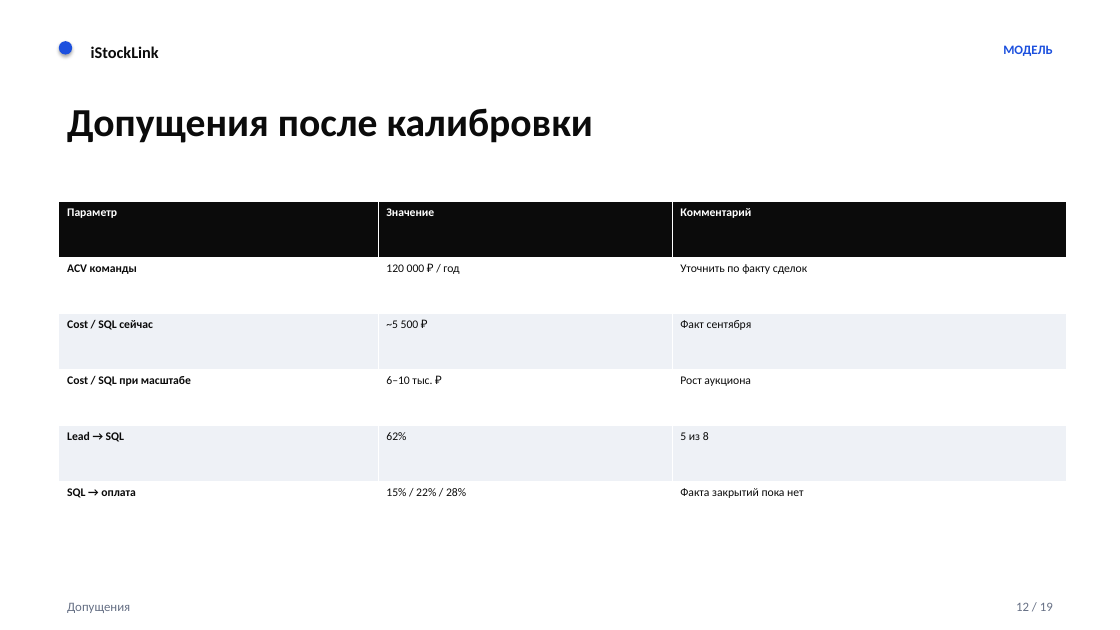
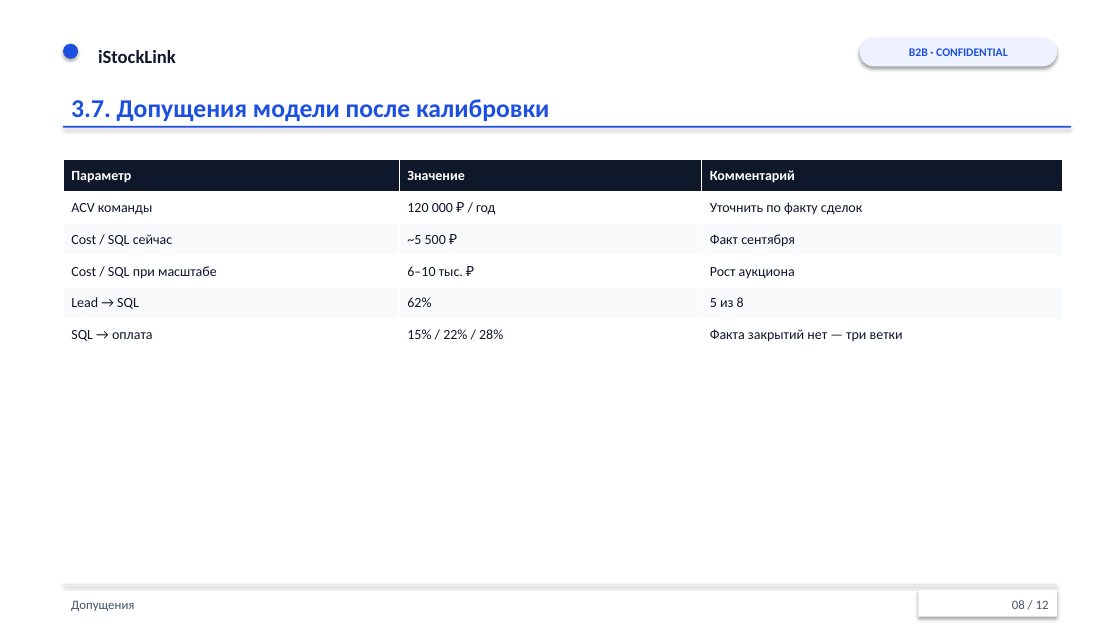
Before and after one commit to kolomoets-netizen/Link, a slide deck: slide 8 of content/business/istocklink-crm-srm-gtm.pptx (slide 12 before the commit). Drawn at 1120x630 pixels with LibreOffice and Linux fonts; fonts in the diff are those of the drawing. Boxes give left, top, right and bottom in pixels: in the first picture for what was removed or moved away, otherwise in the second. Text is boxed around its words. In the diff, an @@ line names an element or a change of style, - is before the commit and + after.

```diff
--- a/content/business/istocklink-crm-srm-gtm.pptx
+++ b/content/business/istocklink-crm-srm-gtm.pptx
@@ ellipse added at (59,39,82,63), fill #EEF2FF @@
@@ ellipse: place and size @@
-ellipse at (59,41,72,55)
+ellipse at (63,44,78,59)
@@ text "iStockLink": place and size @@
-text "iStockLink" at (91,46,159,58)
+text "iStockLink" at (98,50,176,63)
@@ text "iStockLink" at (98,50,176,63): size 14 to 16 pt, text colour #0B0B0B to #0F172A @@
@@ rounded rectangle added at (860,38,1057,66), fill #EEF2FF @@
@@ text added at (909,48,1008,56), 10 pt, text #1C50DE, bold @@
+B2B · CONFIDENTIAL
@@ text removed at (1003,45,1053,56) @@
-МОДЕЛЬ
@@ text at (71,99,549,121): text changed; size 34 to 22 pt; text colour #0B0B0B to #1C50DE @@
-Допущения после калибровки
+3.7. Допущения модели после калибровки
@@ rectangle added at (63,126,1071,128), fill #1C50DE @@
@@ table at (63,160,1063,351) @@
-row 6, column 3: Факта закрытий пока нет
+row 6, column 3: Факта закрытий нет — три ветки
@@ fill #0B0B0B to #0F172A in row 1 @@
@@ fill #EEF1F6 to #F8FAFC in 6 cells @@
@@ size 10 to 12 pt in "Параметр", "Значение", "Комментарий", "ACV команды" and 13 more places @@
@@ text colour #0B0B0B to #0F172A in "ACV команды", "120 000 ₽ / год", "Уточнить по факту сделок", "Cost / SQL сейчас" and 10 more places @@
@@ bold off in "ACV команды", "Cost / SQL сейчас", "Cost / SQL при масштабе", "Lead → SQL" and 1 more places @@
@@ table: place and size @@
-table at (59,202,1067,538)
+table at (63,160,1063,351)
@@ text "Допущения" at (71,600,134,611): text colour #667085 to #475569 @@
@@ rectangle added at (63,584,1057,585), fill #E2E8F0 @@
@@ rectangle added at (918,590,1057,617), fill #FFFFFF @@
@@ text added at (1012,600,1049,609), 11 pt, text #475569 @@
+08 / 00
@@ text at (1036,600,1049,609): text changed; text colour #667085 to #475569 @@
-12 / 19
+08 / 12
```
Also in this commit, not shown: 5 other slides changed, 6 slides added, 13 slides removed, 2 other files.
